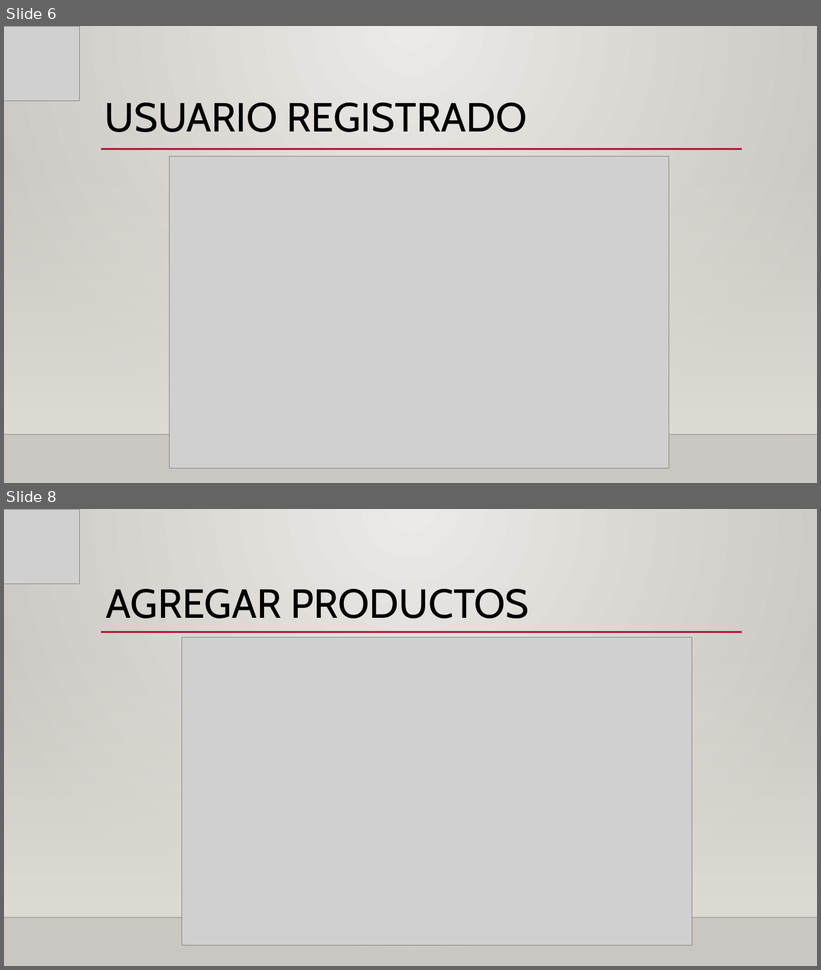
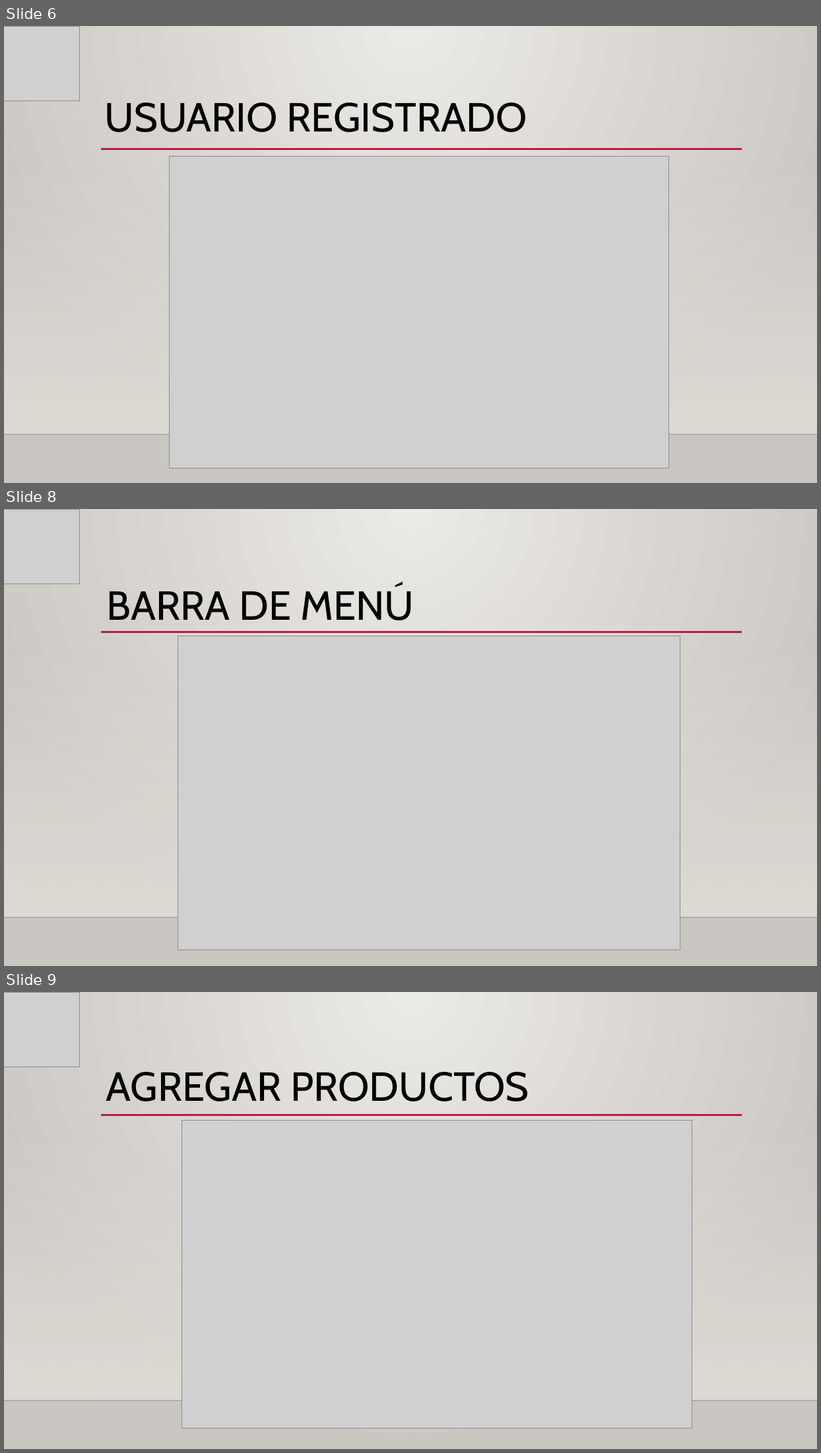
Before and after one commit to yoelkill/Proyecto_Moviles, a slide deck: Web/PROTOTIPO WEB.pptx. Shown one above the other, each under a label of ours: slides 6 and 8 before the commit, slides 6, 8 and 9 after it; the slides between them are not shown. The pictures are 821x970 and 821x1453 pixels, drawn with LibreOffice and Linux fonts; fonts in the diff are those of the drawing; grey boxes stand for pictures; background and template pictures are left out. Boxes give left, top, right and bottom in pixels: in the first picture for what was removed or moved away, otherwise in the second. Text is boxed around its words. In the diff, an @@ line names an element or a change of style, - is before the commit and + after.

```diff
--- a/Web/PROTOTIPO WEB.pptx
+++ b/Web/PROTOTIPO WEB.pptx
@@ slide 8 added at <box>4,509,817,966</box>, background gradient #ECEAE7 to #CAC7C1; not listed: 3 template elements that a slide beside it also shows @@
@@ picture added at <box>4,509,80,584</box> @@
@@ title added at <box>107,586,414,621</box>, 48 pt, text #000000 @@
+BARRA DE MENÚ
@@ picture added at <box>178,636,680,951</box> @@
@@ what was slide 8 is now slide 9 @@
```
Also in this commit, not shown: 2 slides changed, 6 other files.
